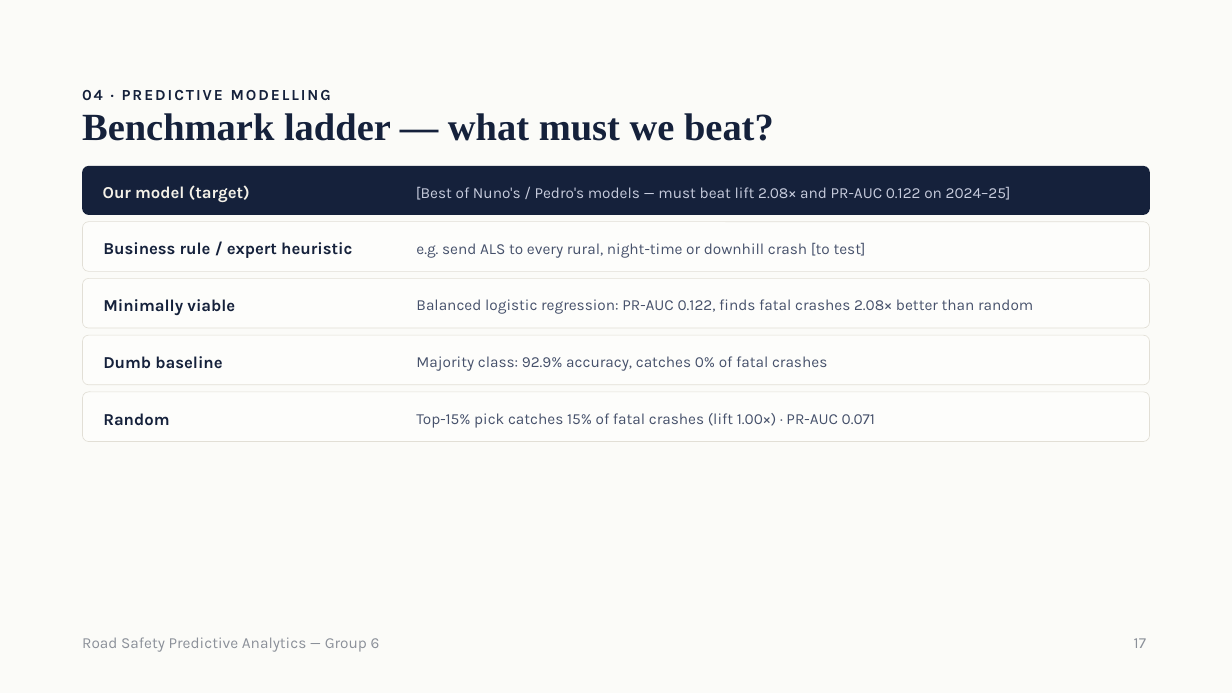
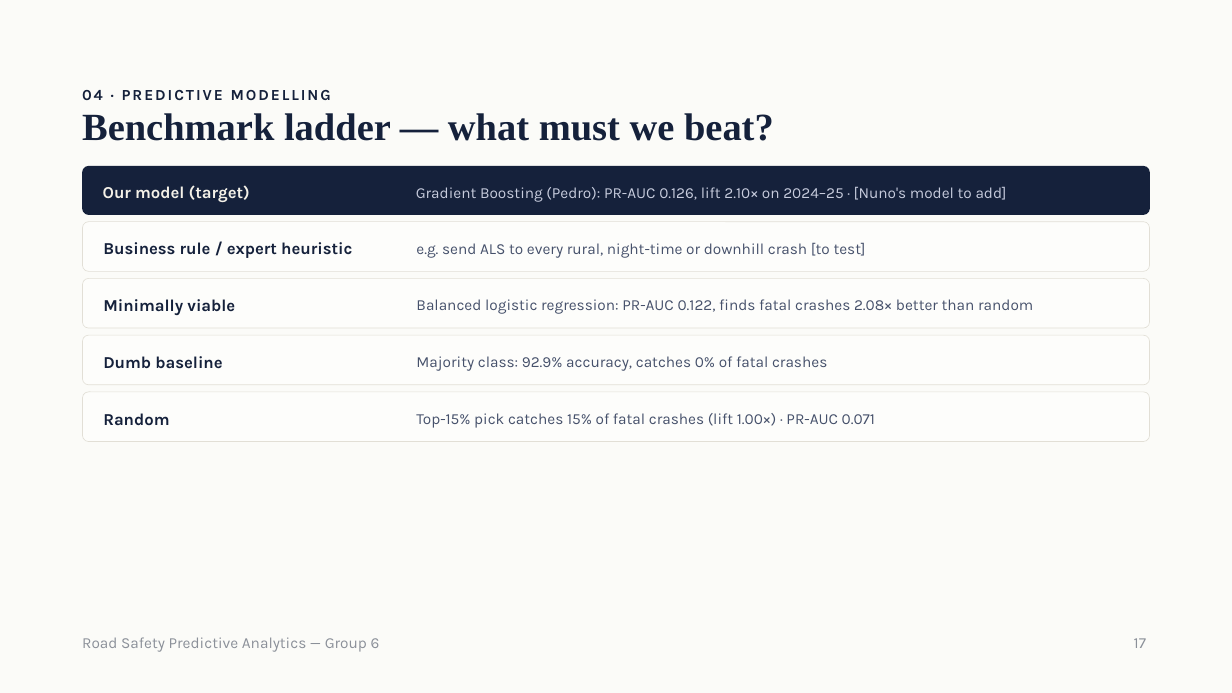
Before and after one commit to samuelbarrezueta/predictive-analytics-forecasting, a slide deck: slide 17 of reports/presentation/Road Safety Predictive Analytics — Group 6.pptx. Drawn at 1232x693 pixels with LibreOffice and Linux fonts; fonts in the diff are those of the drawing. Boxes give left, top, right and bottom in pixels: in the first picture for what was removed or moved away, otherwise in the second. Text is boxed around its words. In the diff, an @@ line names an element or a change of style, - is before the commit and + after.

```diff
--- a/reports/presentation/Road Safety Predictive Analytics — Group 6.pptx
+++ b/reports/presentation/Road Safety Predictive Analytics — Group 6.pptx
@@ text at [416,186,1007,202]: text changed @@
-[Best of Nuno's / Pedro's models — must beat lift 2.08× and PR-AUC 0.122 on 2024–25]
+Gradient Boosting (Pedro): PR-AUC 0.126, lift 2.10× on 2024–25 · [Nuno's model to add]
```
Also in this commit, not shown: 4 other slides changed.
